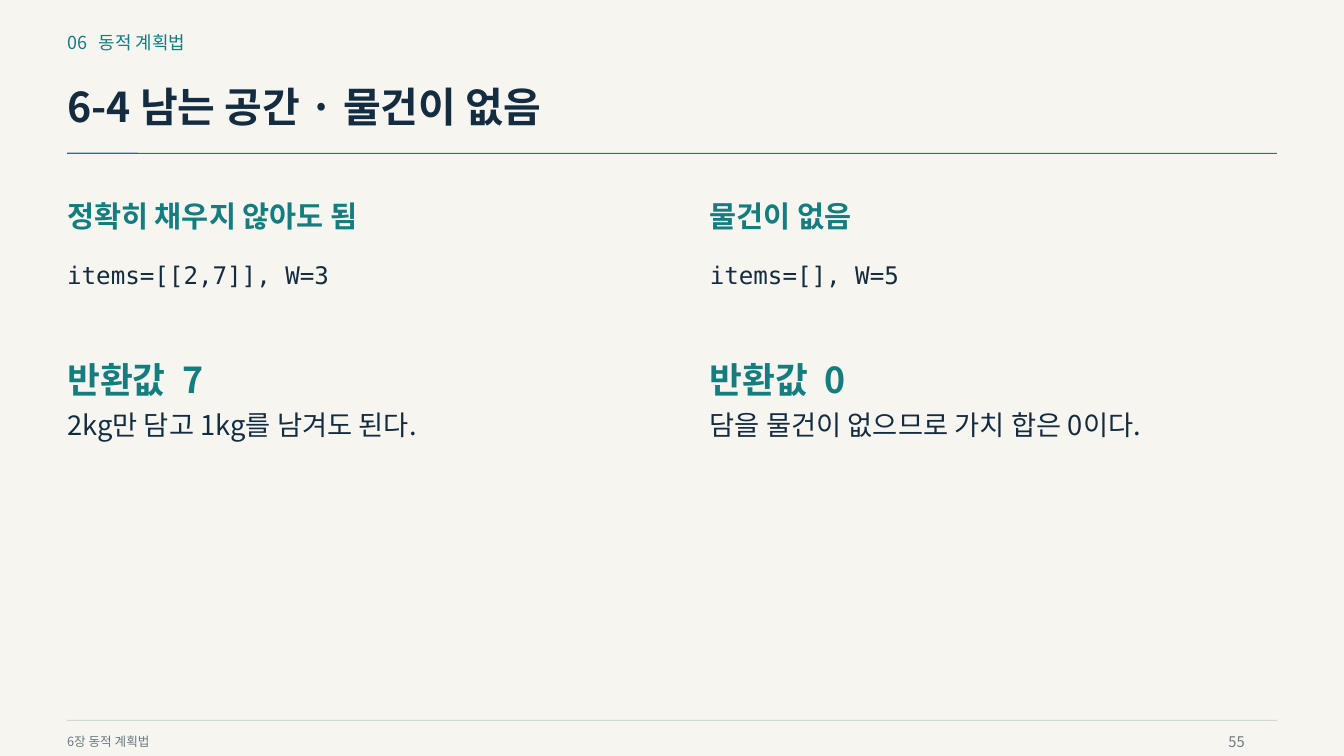
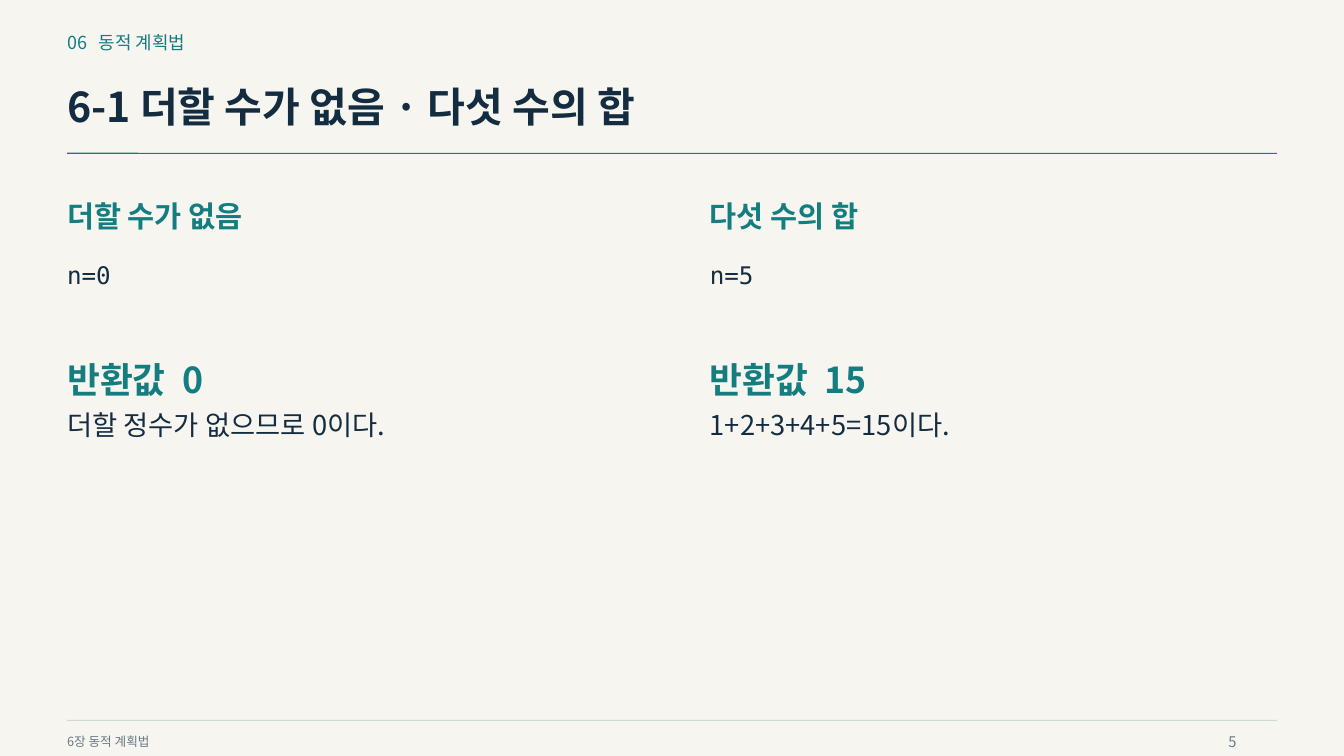
Before and after one commit to Sangdon-Park/Sangdon-Park.github.io, a slide deck: slide 5 of data/알고리즘/6장_동적_계획법.pptx (slide 55 before the commit). Drawn at 1344x756 pixels with LibreOffice and Linux fonts; fonts in the diff are those of the drawing. Boxes give left, top, right and bottom in pixels: in the first picture for what was removed or moved away, otherwise in the second. Text is boxed around its words. In the diff, an @@ line names an element or a change of style, - is before the commit and + after.

```diff
--- a/data/알고리즘/6장_동적_계획법.pptx
+++ b/data/알고리즘/6장_동적_계획법.pptx
@@ text at [67, 87, 635, 126]: text changed @@
-6-4 남는 공간 · 물건이 없음
+6-1 더할 수가 없음 · 다섯 수의 합
@@ text at [67, 202, 243, 230]: text changed @@
-정확히 채우지 않아도 됨
+더할 수가 없음
@@ text at [710, 202, 858, 230]: text changed @@
-물건이 없음
+다섯 수의 합
@@ text at [67, 266, 111, 285]: text changed @@
-items=[[2,7]], W=3
+n=0
@@ text at [710, 266, 754, 285]: text changed @@
-items=[], W=5
+n=5
@@ text at [67, 363, 203, 396]: text changed @@
-반환값 7
+반환값 0
@@ text at [710, 363, 867, 396]: text changed @@
-반환값 0
+반환값 15
@@ text at [67, 412, 385, 437]: text changed @@
-2kg만 담고 1kg를 남겨도 된다.
+더할 정수가 없으므로 0이다.
@@ text at [710, 412, 950, 437]: text changed @@
-담을 물건이 없으므로 가치 합은 0이다.
+1+2+3+4+5=15이다.
@@ text at [1228, 736, 1236, 747]: text changed @@
-55
+5
```
Also in this commit, not shown: 49 other slides changed, 1 slide added, 7 slides removed, 22 other files.
